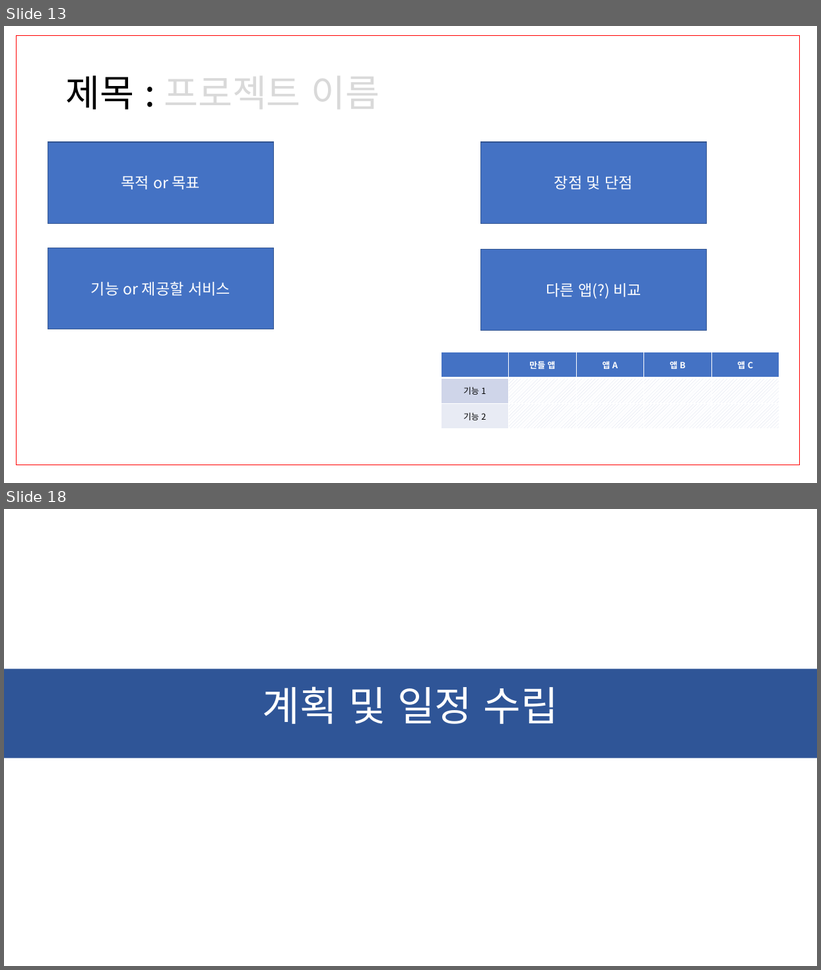
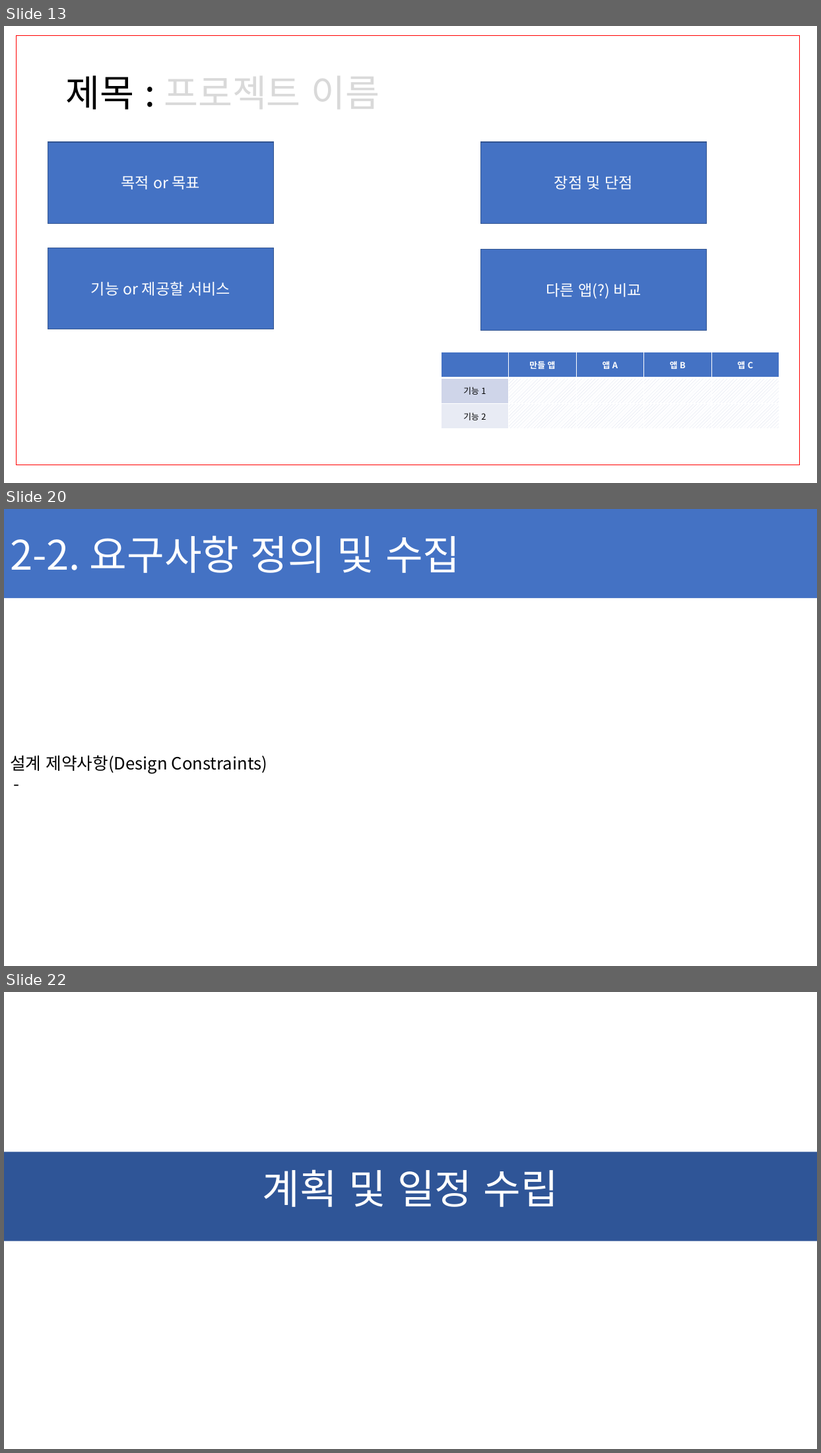
Before and after one commit to ChaeSung-Lee/DJ_InternShip, a slide deck: 2021_Summer/jp.hong/Project_BnC_jph.pptx. Shown one above the other, each under a label of ours: slides 13 and 18 before the commit, slides 13, 20 and 22 after it; the slides between them are not shown. The pictures are 821x970 and 821x1453 pixels, drawn with LibreOffice and Linux fonts; fonts in the diff are those of the drawing. Boxes give left, top, right and bottom in pixels: in the first picture for what was removed or moved away, otherwise in the second. Text is boxed around its words. In the diff, an @@ line names an element or a change of style, - is before the commit and + after.

```diff
--- a/2021_Summer/jp.hong/Project_BnC_jph.pptx
+++ b/2021_Summer/jp.hong/Project_BnC_jph.pptx
@@ slide 20 added at box(4, 509, 817, 966), background #FFFFFF @@
@@ rectangle added at box(4, 509, 817, 598), fill #4472C4, 48 pt, text #FFFFFF @@
+2-2. 요구사항 정의 및 수집
@@ text added at box(10, 755, 267, 774), 20 pt, text #000000 @@
+설계 제약사항(Design Constraints)
+-
@@ what was slide 18 is now slide 22 @@
```
Also in this commit, not shown: 7 slides changed, 3 other slides added.
